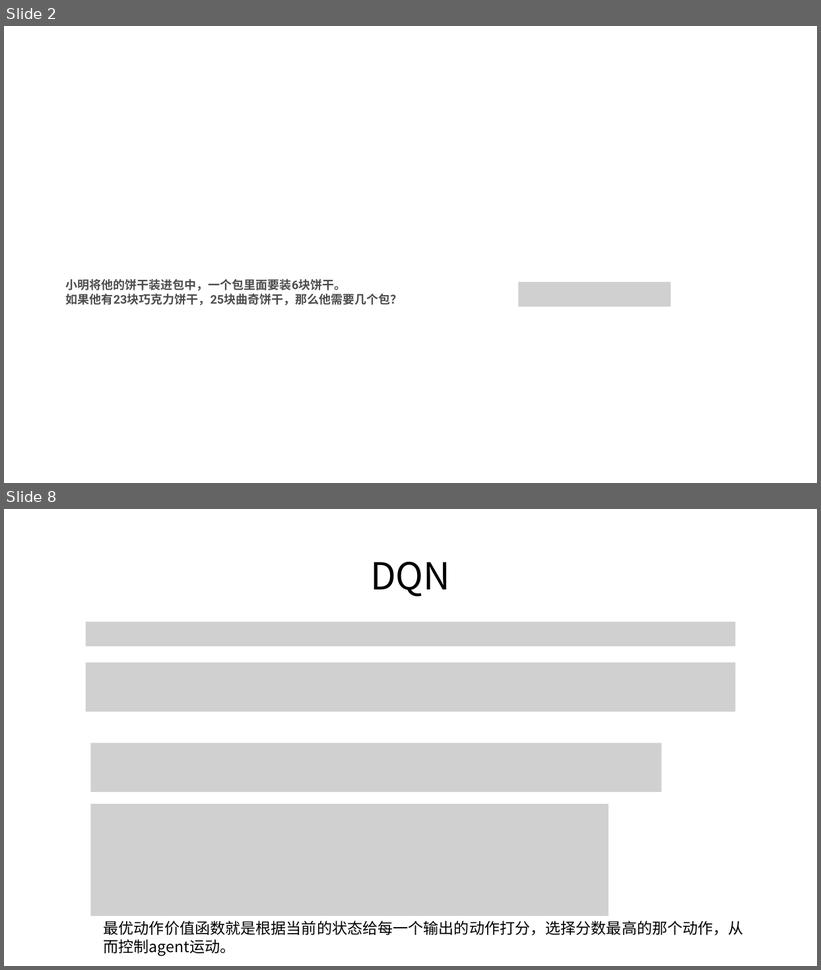
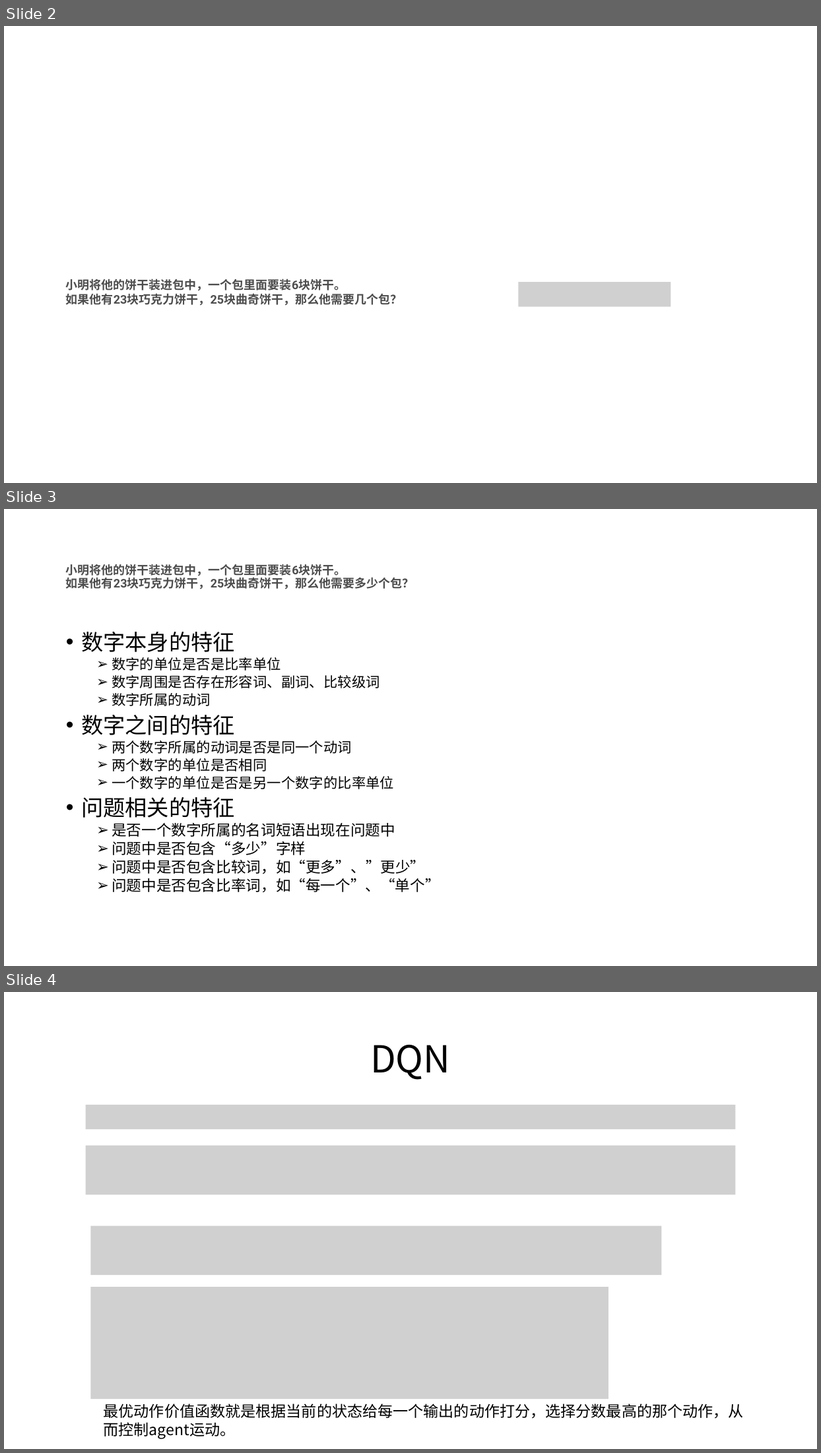
Before and after one commit to xhsun1997/MWP, a slide deck: ppt/mwp.pptx. Shown one above the other, each under a label of ours: slides 2 and 8 before the commit, slides 2, 3 and 4 after it; the slides between them are not shown. The pictures are 821x970 and 821x1453 pixels, drawn with LibreOffice and Linux fonts; fonts in the diff are those of the drawing; grey boxes stand for pictures. Boxes give left, top, right and bottom in pixels: in the first picture for what was removed or moved away, otherwise in the second. Text is boxed around its words. In the diff, an @@ line names an element or a change of style, - is before the commit and + after.

```diff
--- a/ppt/mwp.pptx
+++ b/ppt/mwp.pptx
@@ slide 3 added at bbox=[4, 509, 817, 966], background #FFFFFF @@
@@ title added at bbox=[66, 564, 414, 590], 14 pt, text #4D4D4D, bold @@
+小明将他的饼干装进包中，一个包里面要装6块饼干。
+如果他有23块巧克力饼干，25块曲奇饼干，那么他需要多少个包？
@@ text added at bbox=[81, 632, 440, 893], 16.6 pt, text #000000 @@
+• 数字本身的特征
+  ➢ 数字的单位是否是比率单位
+  ➢ 数字周围是否存在形容词、副词、比较级词
+  ➢ 数字所属的动词
+• 数字之间的特征
+  ➢ 两个数字所属的动词是否是同一个动词
+  ➢ 两个数字的单位是否相同
+  ➢ 一个数字的单位是否是另一个数字的比率单位
+• 问题相关的特征
+  ➢ 是否一个数字所属的名词短语出现在问题中
+  ➢ 问题中是否包含“多少”字样
+  ➢ 问题中是否包含比较词，如“更多”、”更少”
+  ➢ 问题中是否包含比率词，如“每一个”、“单个”
@@ what was slide 8 is now slide 4 @@
```
Also in this commit, not shown: 1 slide changed, 23 other slides added, 1 slide removed, 5 other files.
